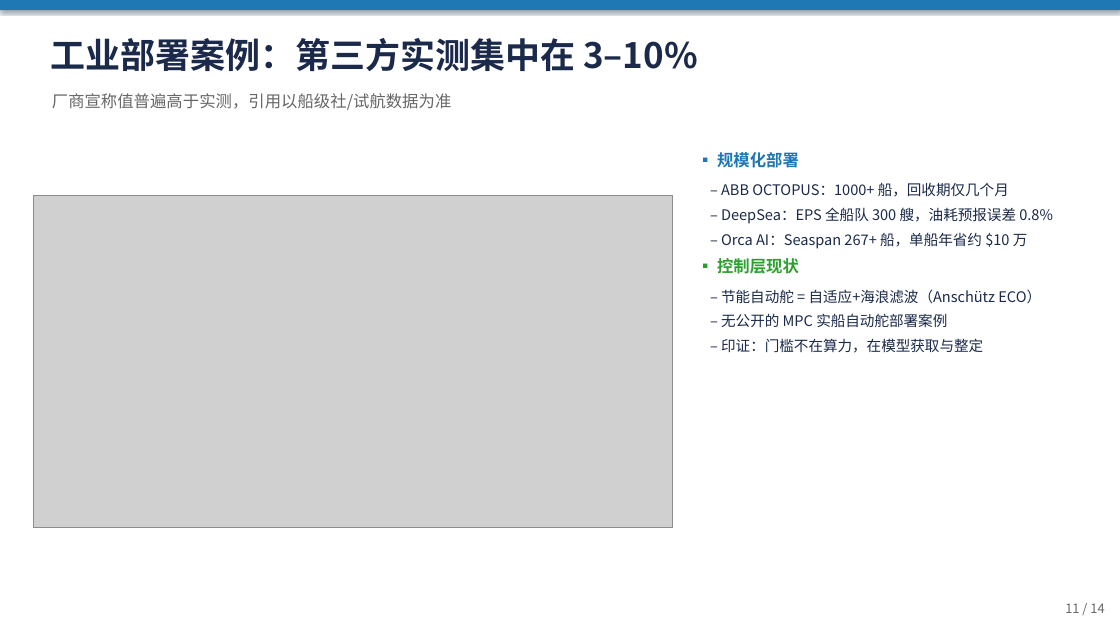
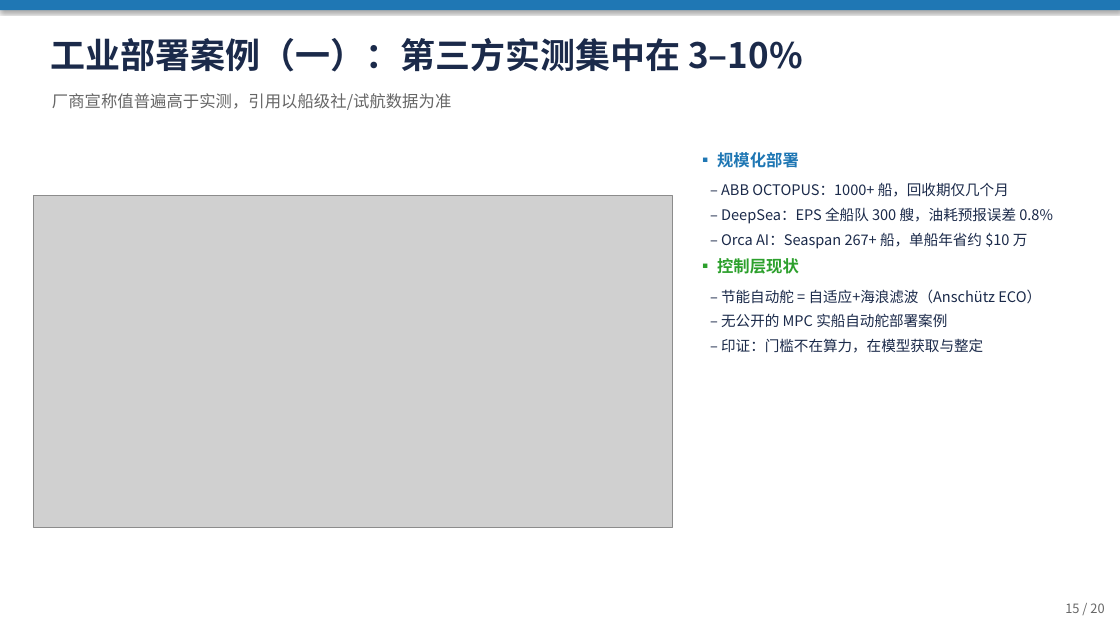
Before and after one commit to jimaka/auto_rudder, a slide deck: slide 15 of docs/ship_energy_research/船舶控制与节能算法调研汇报.pptx (slide 11 before the commit). Drawn at 1120x630 pixels with LibreOffice and Linux fonts; fonts in the diff are those of the drawing; grey boxes stand for pictures. Boxes give left, top, right and bottom in pixels: in the first picture for what was removed or moved away, otherwise in the second. Text is boxed around its words. In the diff, an @@ line names an element or a change of style, - is before the commit and + after.

```diff
--- a/docs/ship_energy_research/船舶控制与节能算法调研汇报.pptx
+++ b/docs/ship_energy_research/船舶控制与节能算法调研汇报.pptx
@@ text at bbox=[50, 38, 803, 72]: text changed @@
-工业部署案例：第三方实测集中在 3–10%
+工业部署案例（一）：第三方实测集中在 3–10%
@@ text at bbox=[1065, 603, 1104, 613]: text changed @@
-11 / 14
+15 / 20
```
Also in this commit, not shown: 11 other slides changed, 6 slides added, 2 other files.
